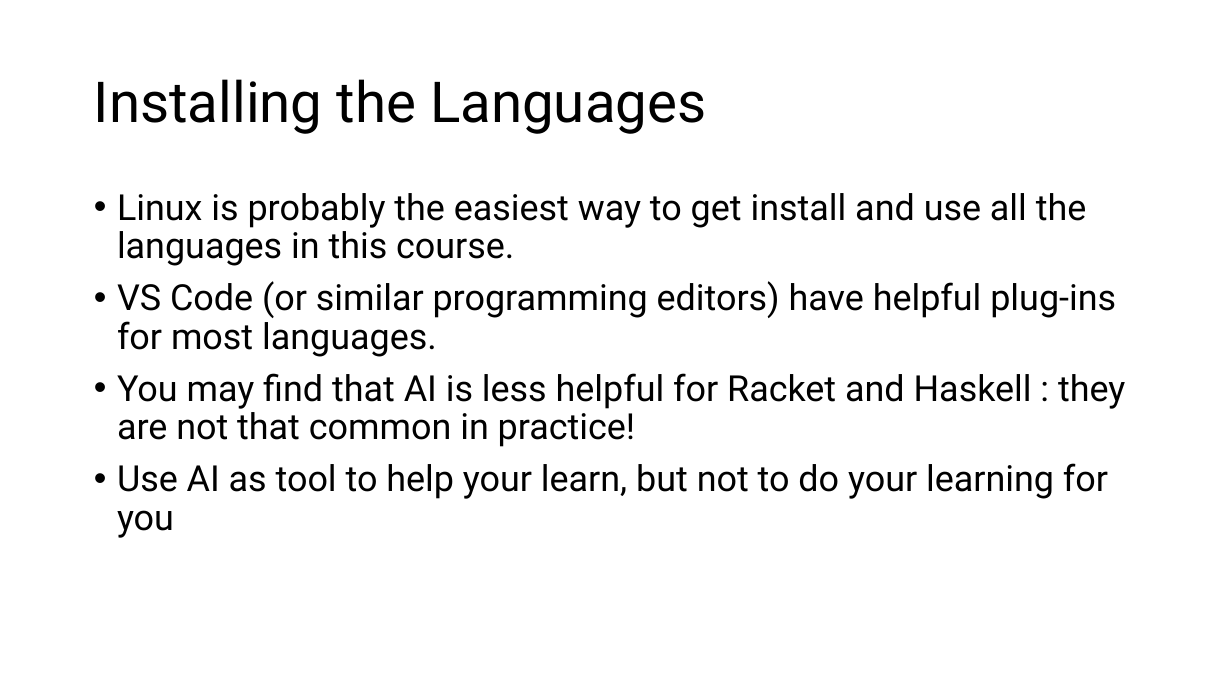
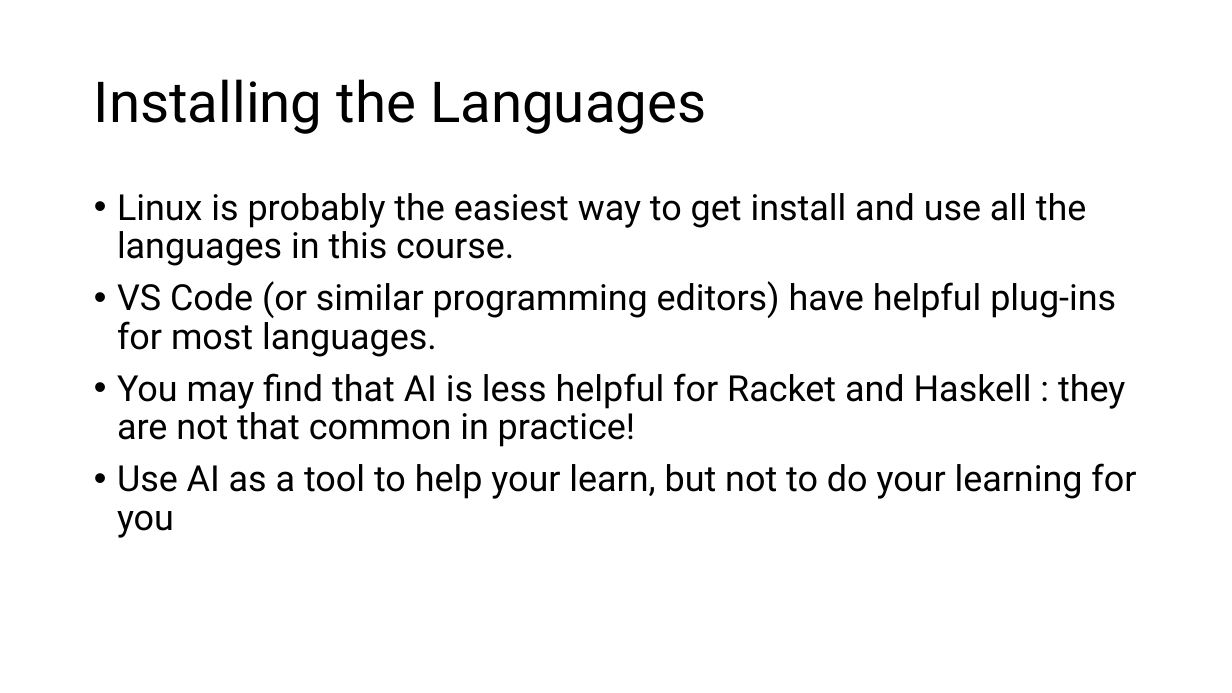
Before and after one commit to tjd1234/cmpt383fall2026, a slide deck: slide 5 of python/PythonIntro.pptx. Drawn at 1232x693 pixels with LibreOffice and Linux fonts; fonts in the diff are those of the drawing. Boxes give left, top, right and bottom in pixels: in the first picture for what was removed or moved away, otherwise in the second. Text is boxed around its words. In the diff, an @@ line names an element or a change of style, - is before the commit and + after.

```diff
--- a/python/PythonIntro.pptx
+++ b/python/PythonIntro.pptx
@@ text at (117,463,1136,538): text changed @@
-• Use AI as tool to help your learn, but not to do your learning for you
+• Use AI as a tool to help your learn, but not to do your learning for you
```
Also in this commit, not shown: 1 other slide changed, 11 other files.
